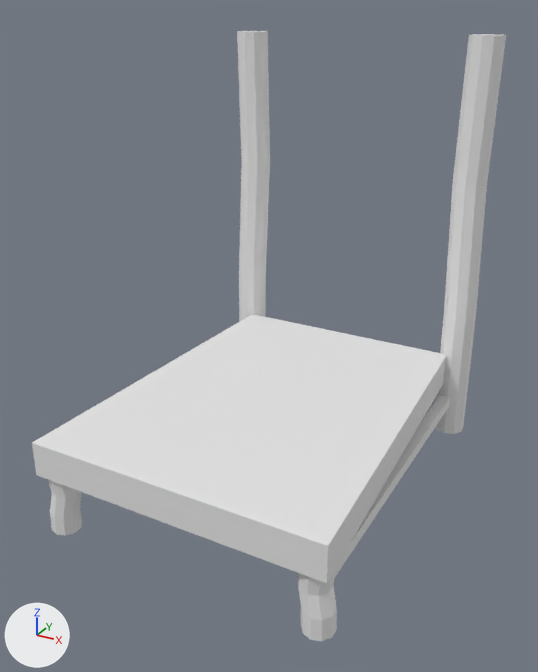
What one commit did to the Blender file Model3D/Modelos/silla.blend.
The view is the same before and after, from a camera (50 mm lens) standing at (1.75, -3.22, 2.16) and looking at (-0.03, 0.02, 0.54). Every picture has the same lights, and +X, +Y and +Z are marked at lower left.

Objects in the first picture: 'Silla'.
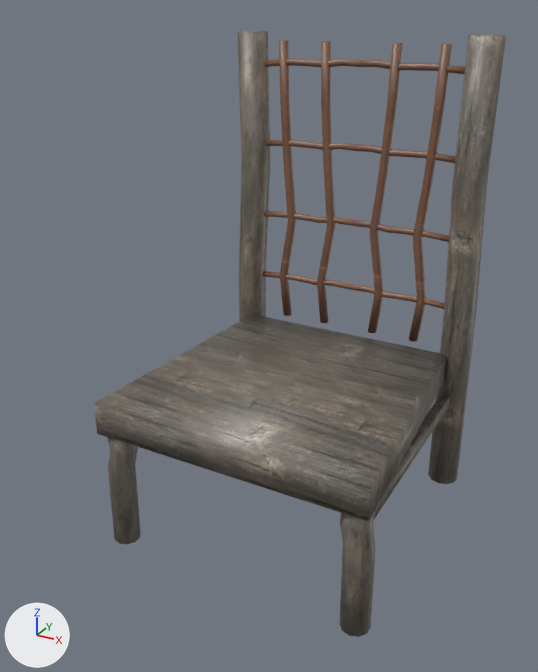
What differs and where, as boxes (x1, y1, x2, y2) in the pictures (538 x 672 px):
'Silla', reshaped, modifiers changed (13% narrower)
    before: (32, 31, 506, 641)
    after: (94, 31, 506, 637)
part 1 of me_plane, built on
    after: (94, 31, 465, 544)
part 2 of me_plane, recoloured (white to grey)
    before: (32, 31, 506, 641)
    after: (219, 34, 506, 637)

Diff of the bpy script that builds the scene:
```diff
--- a/Model3D/Modelos/silla.blend.py
+++ b/Model3D/Modelos/silla.blend.py
@@ img_silla_difusse @@
+img_silla_difusse = load_image('Silla_Difusse', '../Texturas/Silla_Difusse.png', 512, 512, 'sRGB')
@@ img_silla_specular @@
+img_silla_specular = load_image('Silla_Specular', '../Texturas/Silla_Specular.png', 512, 512, 'Non-Color')
@@ mat_silla @@
+mat_silla = bpy.data.materials.new('Silla')
+# uses the picture img_silla_difusse
+# uses the picture img_silla_specular
@@ me_plane @@
 # used by ob_silla; location = (0.0, 0.0, 0.0)
-me_plane.from_pydata(...)  # 96 vertices, 75 faces; spans x 0.0..0.83, y -1.0..1.17, z -0.35..2.03
+me_plane.from_pydata(...)  # 732 vertices, 650 faces; spans x -0.83..0.83, y -0.54..1.17, z -0.74..2.03
+# me_plane part 1: 58 vertices moved from x 0.0..0.83, y -1.0..1.16, z -0.35..0.19 to x 0.0..0.83, y -0.54..1.16, z -0.74..0.19; 628 vertices added at x -0.83..0.64, y -0.54..1.17, z -0.74..2.03
+# me_plane part 2: 75 faces spanning x 0.0..0.83, y -0.54..1.17, z -0.74..2.03 switch from no material to mat_silla
@@ ob_silla @@
 ob_silla.location = (0.0, 0.0, 0.0)
-_m = ob_silla.modifiers.new('Mirror', 'MIRROR')
-_m.use_clip = True
```
